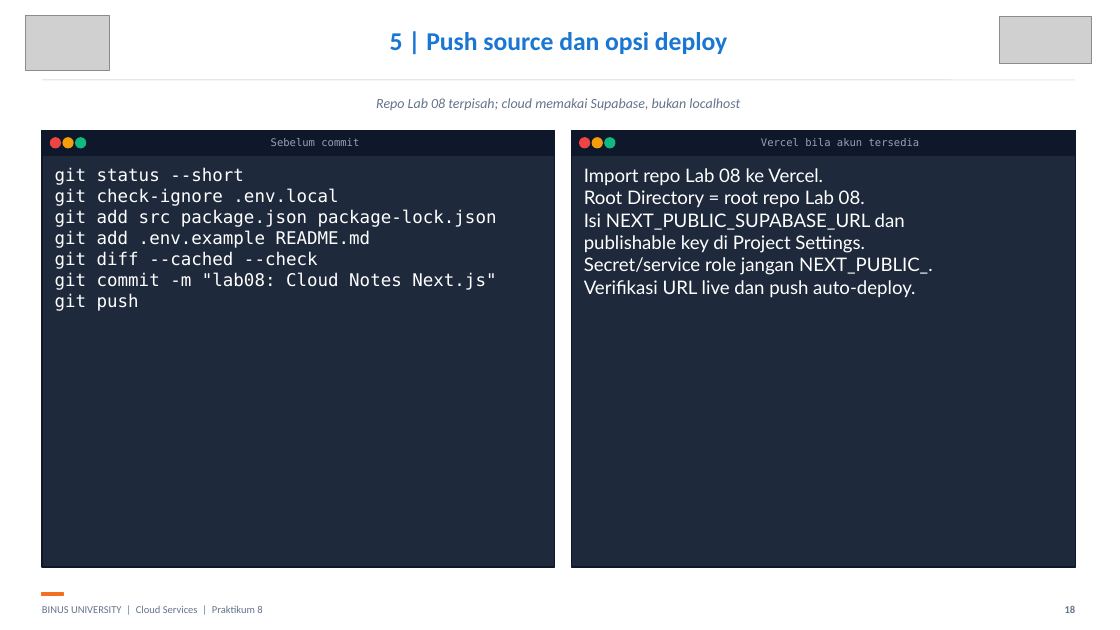
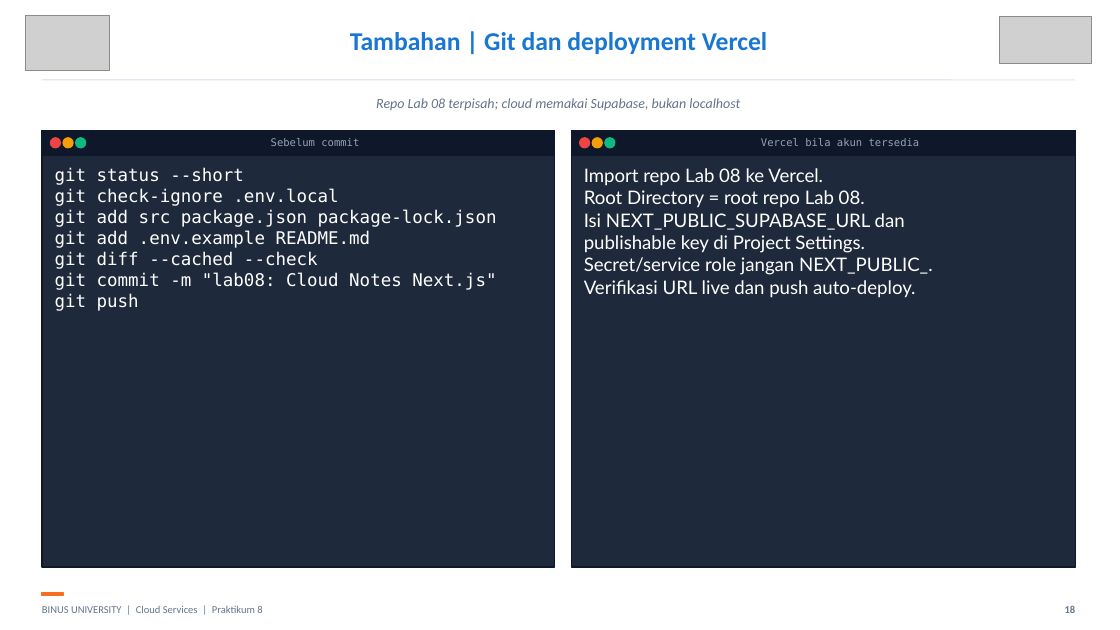
Before and after one commit to SeedFlora/meet8CloudService, a slide deck: slide 18 of slides/LAB08_Cloud_Notes_Nextjs_Bukti_Live.pptx. Drawn at 1120x630 pixels with LibreOffice and Linux fonts; fonts in the diff are those of the drawing; grey boxes stand for pictures. Boxes give left, top, right and bottom in pixels: in the first picture for what was removed or moved away, otherwise in the second. Text is boxed around its words. In the diff, an @@ line names an element or a change of style, - is before the commit and + after.

```diff
--- a/slides/LAB08_Cloud_Notes_Nextjs_Bukti_Live.pptx
+++ b/slides/LAB08_Cloud_Notes_Nextjs_Bukti_Live.pptx
@@ text at bbox=[350, 32, 767, 54]: text changed @@
-5 | Push source dan opsi deploy
+Tambahan | Git dan deployment Vercel
```
Also in this commit, not shown: 2 other slides changed, 5 other files.
